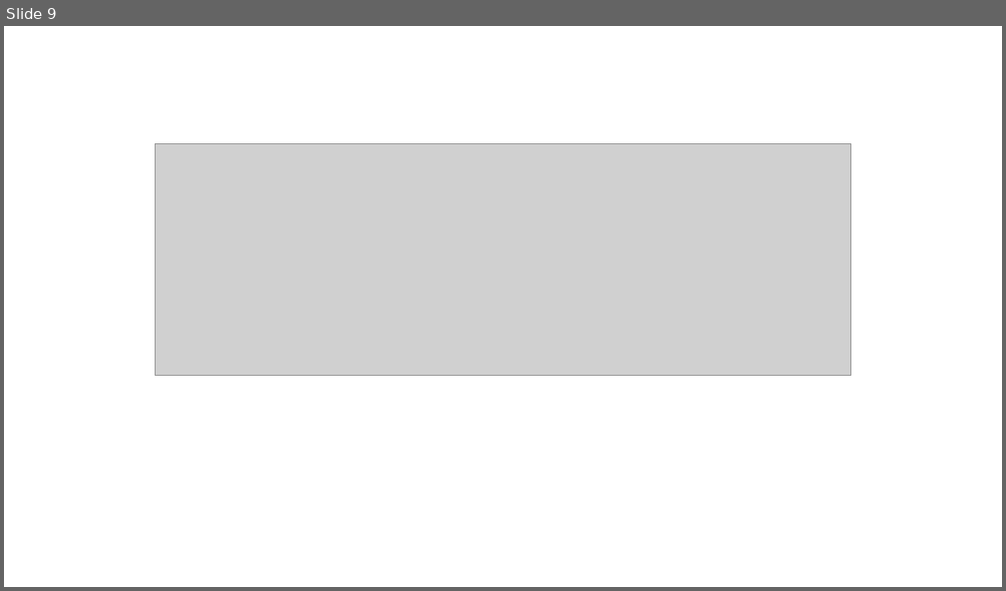
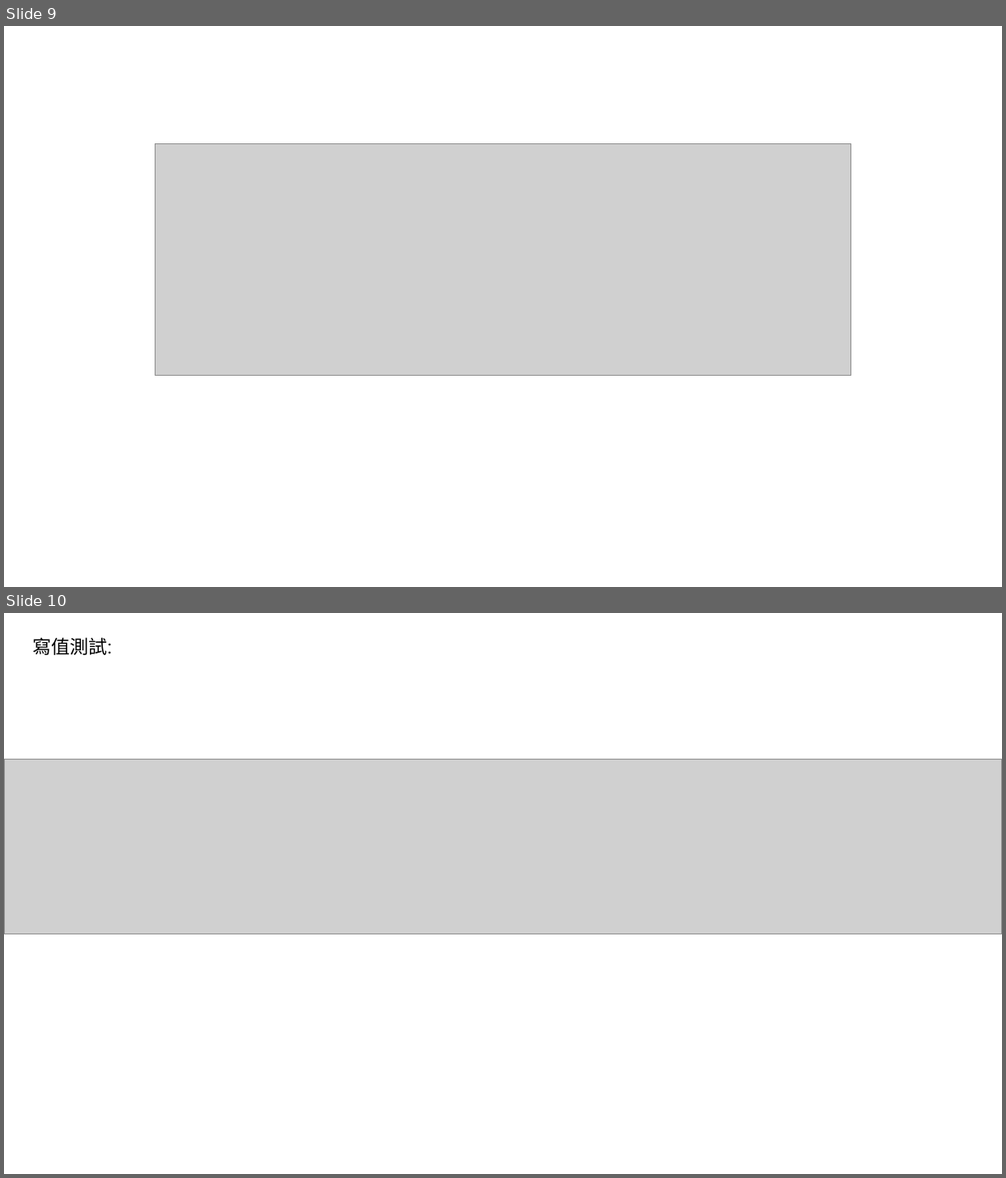
Before and after one commit to adamShiau/adamShiau_FPGA, a slide deck: intel_IP/IRIS/HW_IP/Interface/I2C/I2C_EEPROM.pptx. Shown one above the other, each under a label of ours: slide 9 before the commit, slides 9 and 10 after it. The pictures are 1006x591 and 1006x1178 pixels, drawn with LibreOffice and Linux fonts; fonts in the diff are those of the drawing; grey boxes stand for pictures. Boxes give left, top, right and bottom in pixels: in the first picture for what was removed or moved away, otherwise in the second. Text is boxed around its words. In the diff, an @@ line names an element or a change of style, - is before the commit and + after.

```diff
--- a/intel_IP/IRIS/HW_IP/Interface/I2C/I2C_EEPROM.pptx
+++ b/intel_IP/IRIS/HW_IP/Interface/I2C/I2C_EEPROM.pptx
@@ slide 10 added at [4,613,1002,1174], background #FFFFFF @@
@@ text added at [32,637,112,655], 18 pt, text #000000 @@
+寫值測試:
@@ picture added at [4,759,1002,934] @@
```
Also in this commit, not shown: 1 slide changed, 3 other slides added, 1 slide removed, 11 other files.
